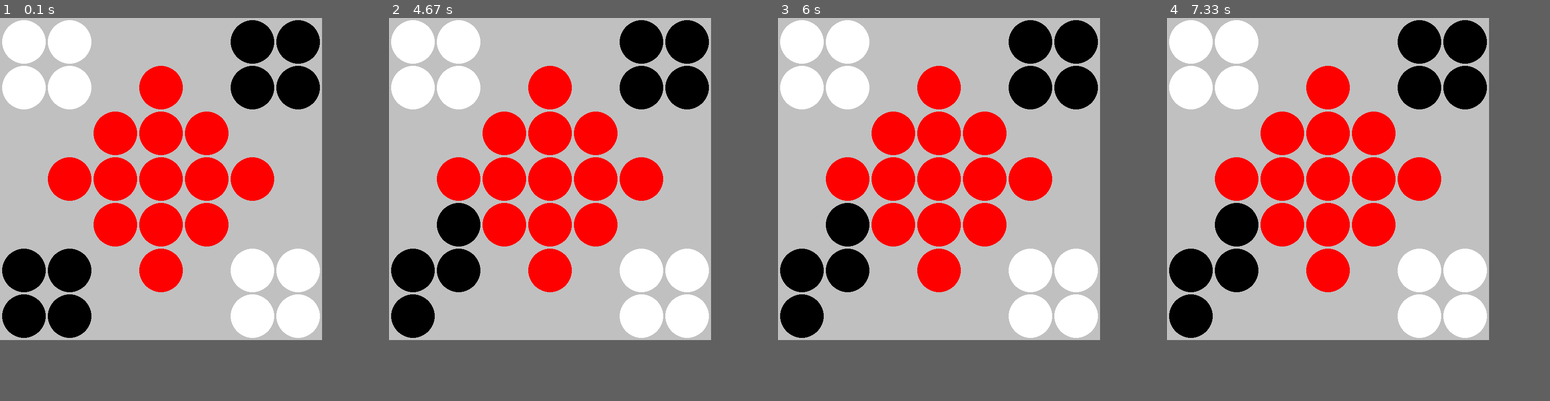
Above: before the commit, frames 1-4 (left to right).
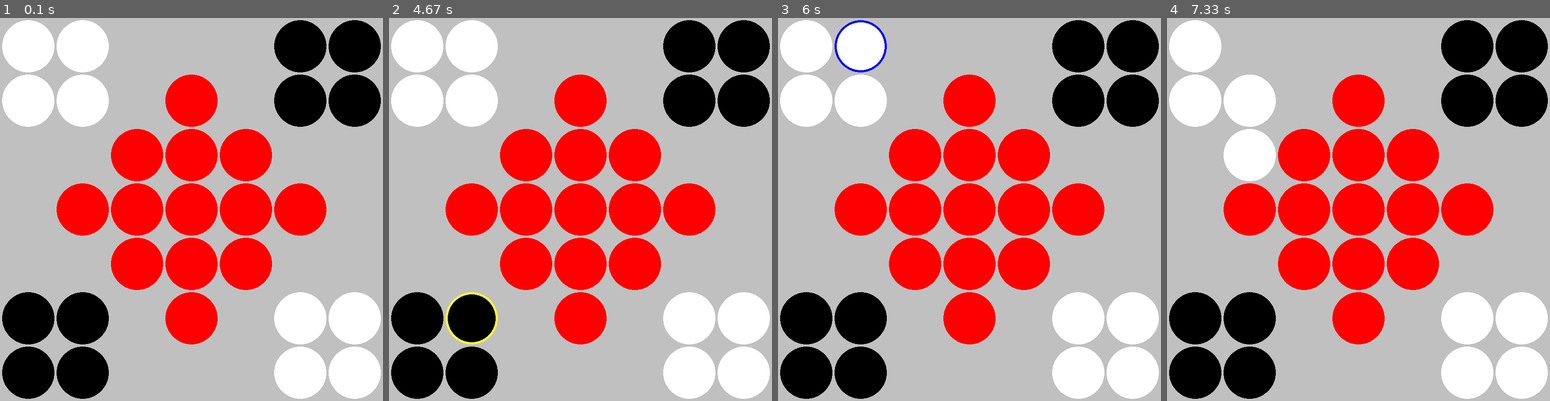
Above: after the commit, the same moments.

Repository: fitzpaca/Kuba-board-game
Game: pygame game, started from PygameKuba.py
Same seed, same stepped clock (60 frames per second), same inputs: the game is played once before the commit and once after it.
Inputs (mouse positions are in pixels of both pictures, inside the frame that each line leads up to):
- Up to frame 1 (0.1 s): no input
- Up to frame 2 (4.67 s): click (580, 209) at 0.38 s; move the mouse to (461, 301) at 3.23 s; click (461, 301) at 3.35 s; hold Left 3.6-4 s; move the mouse to (637, 75) at 3.63 s; hold Up 4.03-4.55 s; move the mouse to (480, 67) at 4.58 s
- Up to frame 3 (6 s): click (869, 67) at 4.88 s
- Up to frame 4 (7.33 s): hold Down 6-6.65 s
In our replay, the window is 740x740 before the commit and 880x880 after it. These sizes can differ from the game's own. Grey fills any space a smaller window leaves; there, only what the larger window draws over its background counts as a difference.

The runs differ from the first frame. In frame 1, 41% of the frame differs, in the area x 0-100%, y 0-100%; in frame 2, 42%; in frame 3, 42%; in frame 4, 43%.

Commit message:
game functions !!!! :)

Diff:
--- a/PygameKuba.py
+++ b/PygameKuba.py
@@ -26,12 +26,12 @@
 pygame.init()
 
 # set tile information (coordinates, color)
-tile_radius = 50
+tile_radius = 60
 tile_spacing = 5
 
 # define constants for the board width and height
 BOARD_WIDTH = (8 * tile_spacing) + (7 * 2 * tile_radius)
-BOARD_HEIGHT = (8 * tile_spacing) + (7 * 2 * tile_radius)
+BOARD_HEIGHT = (8 * tile_spacing) + (7 * 2 * tile_radius) # + (4 * tile_radius)
 
 # tile color RGB combos
 white = (255, 255, 255)
@@ -68,6 +68,9 @@
 
         # start editing the output window
         pygame.display.set_caption("Kuba Board Game")  # set window title
+
+        # display current turn
+        # turn_text = pygame.display.set_mode((tile_spacing, 800))
 
         # display all marbles on the board
         x_counter = tile_radius + tile_spacing
@@ -119,7 +122,9 @@
                     my_sq = (my - y_pos) ** 2
 
                     # if the user clicks on a valid marble position and there is a white marble in it
-                    if math.sqrt(mx_sq + my_sq) <= tile_radius and board.get_at((mx, my)) == white:
+                    if math.sqrt(mx_sq + my_sq) <= tile_radius\
+                            and board.get_at((mx, my)) == white\
+                            and game.get_current_turn() != 'PlayerB':
                         # update the marble index
                         marble_index = (int((y_pos - (tile_radius + tile_spacing)) / (2 * tile_radius + tile_spacing)),
                                         int((x_pos - (tile_radius + tile_spacing)) / (2 * tile_radius + tile_spacing)))
@@ -130,8 +135,12 @@
                         print('W')
 
 
-                    # if the user clicks on a valid marble position and there is a black marble in it
-                    elif math.sqrt(mx_sq + my_sq) <= tile_radius and board.get_at((mx, my)) == black:
+                    # if the user clicks on a valid marble position
+                    #  and there is a black marble in it
+                    #  and it is their turn
+                    elif math.sqrt(mx_sq + my_sq) <= tile_radius\
+                            and board.get_at((mx, my)) == black\
+                            and game.get_current_turn() != 'PlayerA':
                         # update the marble index
                         marble_index = (int((y_pos - (tile_radius + tile_spacing)) / (2 * tile_radius + tile_spacing)),
                                         int((x_pos - (tile_radius + tile_spacing)) / (2 * tile_radius + tile_spacing)))
@@ -158,9 +167,9 @@
 
             # attempt to make a move
             if game.make_move('PlayerB', marble_index, direction):
-                marble_select = False
+                marble_select = False              # erase the selection circle
             if game.make_move('PlayerA', marble_index, direction):
-                marble_select = False
+                marble_select = False              # erase the selection circle
 
 
 
